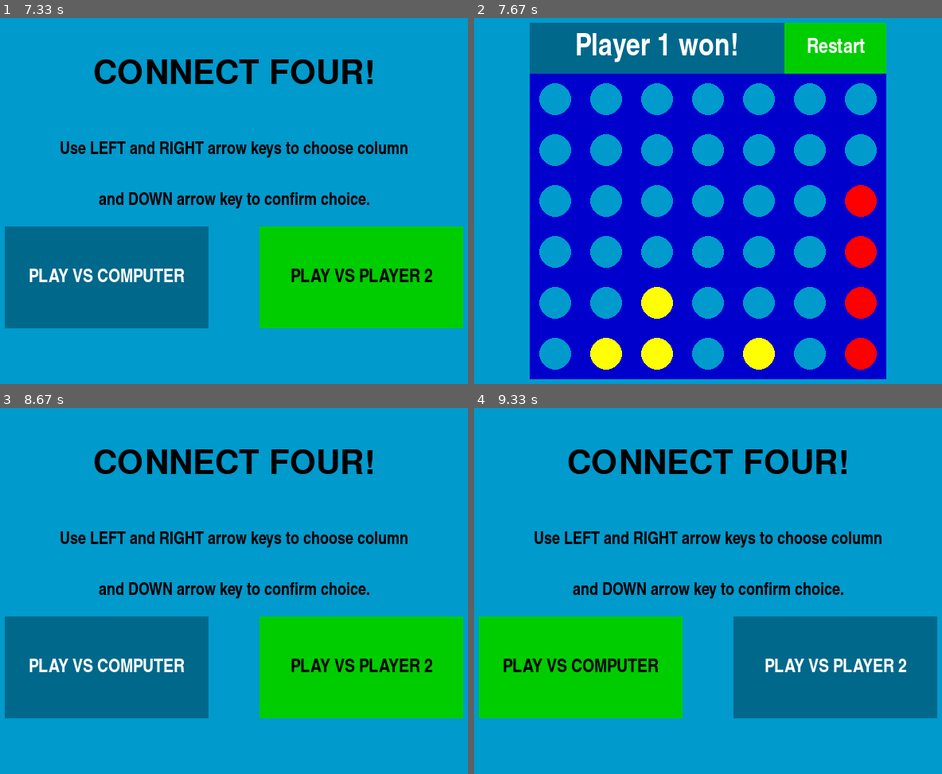
Above: before the commit, frames 1-4 (two rows, left to right).
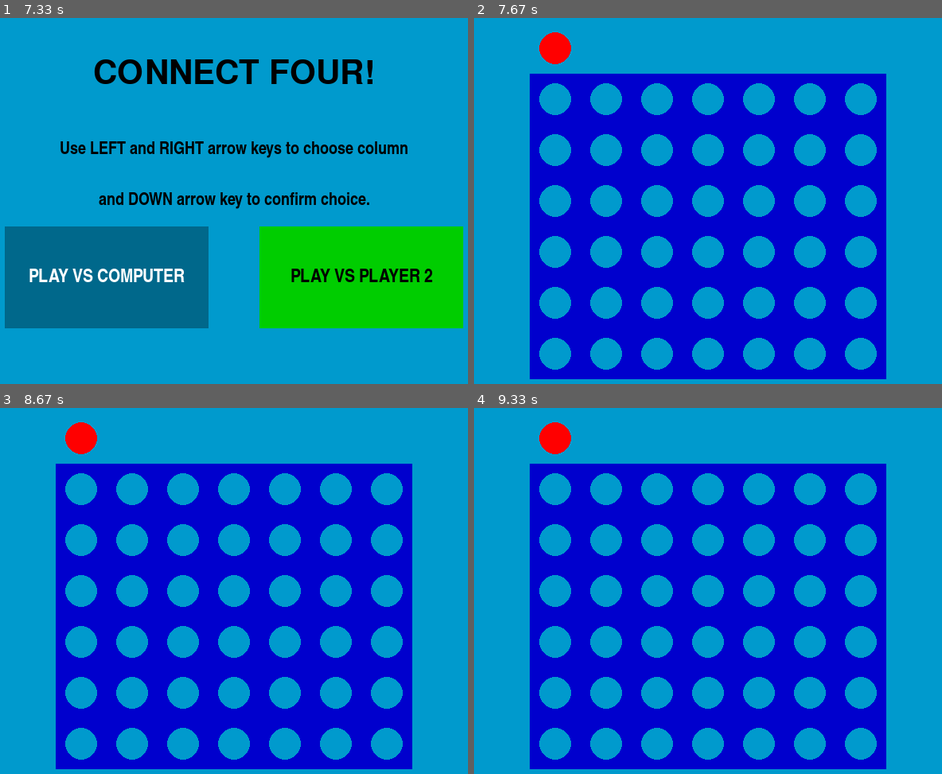
Above: after the commit, the same moments.

Repository: buck272/connect-four-pygame
Game: pygame game, started from main.py
Same seed, same stepped clock (60 frames per second), same inputs: the game is played once before the commit and once after it.
Inputs (mouse positions are in pixels of both pictures, inside the frame that each line leads up to):
- Up to frame 1 (7.33 s): press the mouse at (107, 277) at 0.37 s; move the mouse to (168, 263) at 0.47 s; release the mouse at (224, 248) at 0.6 s; hold Left 0.67-1.2 s; move the mouse to (117, 25) at 0.7 s; hold Down 1.23-1.53 s; hold Left 1.57-1.97 s; hold Right 2-2.63 s; hold Down 2.67-3.03 s; hold Left 3.07-3.53 s; hold Right 3.57-4.03 s; hold Right 4.07-4.53 s; hold Left 4.57-5.1 s; hold Down 5.13-5.43 s; hold Left 5.47-5.87 s; hold Right 5.9-6.53 s; hold Down 6.57-6.93 s; move the mouse to (360, 47) at 6.97 s; press the mouse at (360, 47) at 7 s; move the mouse to (351, 76) at 7.1 s; release the mouse at (341, 102) at 7.23 s; move the mouse to (360, 277) at 7.3 s
- Up to frame 2 (7.67 s): press the mouse at (834, 277) at 7.33 s; move the mouse to (764, 274) at 7.43 s; release the mouse at (689, 270) at 7.57 s
- Up to frame 3 (8.67 s): click (360, 437) at 7.68 s; move the mouse to (360, 667) at 7.97 s; press the mouse at (360, 667) at 8 s; move the mouse to (243, 543) at 8.1 s; release the mouse at (121, 418) at 8.23 s; move the mouse to (360, 437) at 8.3 s; press the mouse at (360, 437) at 8.33 s; move the mouse to (360, 514) at 8.43 s; release the mouse at (355, 591) at 8.57 s; move the mouse to (360, 667) at 8.63 s
- Up to frame 4 (9.33 s): press the mouse at (834, 667) at 8.67 s; move the mouse to (815, 580) at 8.77 s; release the mouse at (796, 492) at 8.9 s; move the mouse to (834, 437) at 8.97 s; press the mouse at (834, 437) at 9 s; move the mouse to (825, 499) at 9.1 s; release the mouse at (820, 561) at 9.23 s; move the mouse to (581, 667) at 9.3 s

Frame 1 is identical in both runs. In frame 2, 14% of the frame differs, in the area x 11-89%, y 1-97%; in frame 3, 59%, in the area x 1-99%, y 3-99%; in frame 4, 59%.

Commit message:
Updated restart game functionality - Now working - final commit 20/03/2024 v1.0

Diff:
--- a/game.py
+++ b/game.py
@@ -10,43 +10,56 @@
         self.set_mode = ''
         self.display_surface = pygame.display.set_mode((WINDOW_WIDTH, WINDOW_HEIGHT))
         self.display_surface.fill(BG_COLOR)
+        self.board_surface = pygame.Surface((WINDOW_WIDTH, WINDOW_HEIGHT))
+        self.board_surface.set_colorkey((0, 0, 0))
         self.window_label = pygame.display.set_caption('CONNECT FOUR!')
         self.window_icon = pygame.display.set_icon(ICON_IMAGE)
         self.clock = pygame.time.Clock()
 
+        # set default board
+        self.game_board = [[] for i in range(7)]
+        # set default check for winner board
+        self.winner_board = [[" " for i in range(6)] for i in range(7)]
+
+    def reset(self):
+        self.game_board = [[] for i in range(7)]
+        self.winner_board = [[" " for i in range(6)] for i in range(7)]
+
     def draw_board(self):
-        pygame.draw.rect(self.display_surface, color="blue3", rect=(CELL_WIDTH * 2, CELL_HEIGHT * 2, CELL_WIDTH * 7, CELL_HEIGHT * 6))
+        pygame.draw.rect(self.board_surface, color="blue3", rect=(CELL_WIDTH * 2, CELL_HEIGHT * 2, CELL_WIDTH * 7, CELL_HEIGHT * 6))
         circle_surface = pygame.Surface((CELL_WIDTH, CELL_HEIGHT))
         circle_surface.set_colorkey((0, 0, 0))
         pygame.draw.circle(circle_surface, color=BG_COLOR, center=(CELL_WIDTH / 2, CELL_HEIGHT / 2), radius=20)
         for i in range(len(COORDINATES)):
             for j in range(len(COORDINATES[i])):
-                self.display_surface.blit(circle_surface, COORDINATES[i][j])
+                self.board_surface.blit(circle_surface, COORDINATES[i][j])
+        self.display_surface.blit(self.board_surface, (0, 0))
 
     def draw_coin(self):
-        for i in range(len(GAME_BOARD)):
-            if len(GAME_BOARD[i]) > 0:
-                for j in range(len(GAME_BOARD[i])):
-                    if GAME_BOARD[i][j] == 1:
-                        self.display_surface.blit(self.p1.coin.render(), COORDINATES[i][j])
-                    elif GAME_BOARD[i][j] == -1:
-                        self.display_surface.blit(self.p2.coin.render(), COORDINATES[i][j])
+        for i in range(len(self.game_board)):
+            if len(self.game_board[i]) > 0:
+                for j in range(len(self.game_board[i])):
+                    if self.game_board[i][j] == 1:
+                        self.board_surface.blit(self.p1.coin.render(), COORDINATES[i][j])
+                    elif self.game_board[i][j] == -1:
+                        self.board_surface.blit(self.p2.coin.render(), COORDINATES[i][j])
+        self.display_surface.blit(self.board_surface, (0, 0))
 
     def column_is_full(self, chosen_column):
-        if len(GAME_BOARD[chosen_column]) == 6:
+        if len(self.game_board[chosen_column]) == 6:
             return True
         else:
             return False
 
     def has_winner(self):
-        for i in range(len(GAME_BOARD)):
-            if len(GAME_BOARD[i]) > 0:
-                for j in range(len(GAME_BOARD[i])):
-                    WINNER_BOARD[i][j] = GAME_BOARD[i][j]
+        for i in range(len(self.game_board)):
+            if len(self.game_board[i]) > 0:
+                for j in range(len(self.game_board[i])):
+                    self.winner_board[i][j] = self.game_board[i][j]
 
         sample_1 = ["1", "1", "1", "1"]
         sample_2 = ["-1", "-1", "-1", "-1"]
-        array = np.array(WINNER_BOARD)
+        array = np.array(self.winner_board)
         list(array[i, 0:4])
         flipped_array = np.fliplr(array)
         has_winner = False
@@ -96,6 +109,7 @@
         intro = True
         while intro:
             # intro text object
+            self.display_surface.fill(BG_COLOR)
             intro_text = Text(CELL_WIDTH * 9, CELL_HEIGHT * 2, BG_COLOR, "CONNECT FOUR!", "black", "Prequel Demo Shadow Italic", 62)
             self.display_surface.blit(intro_text.render(), (CELL_WIDTH, CELL_HEIGHT))
 
@@ -141,7 +155,7 @@
             self.clock.tick(FRAMERATE)
 
     def run(self):
-        # mode set to 2 players
+        print(self.game_board)
         if self.set_mode == 'vs_player':
             i = 0
             player = 1
@@ -174,10 +188,10 @@
                         if event.key == pygame.K_DOWN:
                             column = i
                             if not self.column_is_full(column) and player == 1:
-                                GAME_BOARD[column].append(player)
+                                self.game_board[column].append(player)
                                 player *= -1
                             elif not self.column_is_full(column) and player == -1:
-                                GAME_BOARD[column].append(player)
+                                self.game_board[column].append(player)
                                 player *= -1
                             else:
                                 player = player
@@ -218,18 +232,17 @@
                             if event.key == pygame.K_DOWN:
                                 column = i
                                 if not self.column_is_full(column) :
-                                    GAME_BOARD[column].append(player)
+                                    self.game_board[column].append(player)
                                     player *= -1
                                 else:
                                     player = player
                 if player == -1:
                     column = random.randint(0, 6)
                     if not self.column_is_full(column):
-                        GAME_BOARD[column].append(player)
+                        self.game_board[column].append(player)
                         player *= -1
                     else:
                         player = player
-
                 pygame.display.update()
                 self.clock.tick(FRAMERATE)
 
@@ -266,6 +279,7 @@
                     restart = True
                     self.display_surface.fill(BG_COLOR)
                     winner_running = False
+                    self.reset()
 
             pygame.display.update()
             self.clock.tick(FRAMERATE)
--- a/settings.py
+++ b/settings.py
@@ -12,12 +12,6 @@
 COLUMNS_CHOICE = []
 for i in range(2, 9):
     COLUMNS_CHOICE.append((CELL_WIDTH * i, CELL_HEIGHT))
-
-# set default board
-GAME_BOARD = [[] for i in range(7)]
-
-# set default check for winner board
-WINNER_BOARD = [[" " for i in range(6)] for i in range(7)]
 
 # set default coordinates
 COORDINATES = [[(CELL_WIDTH*2, CELL_HEIGHT*7), (CELL_WIDTH*2, CELL_HEIGHT*6), (CELL_WIDTH*2, CELL_HEIGHT*5), (CELL_WIDT …(1211 unchanged characters)…
